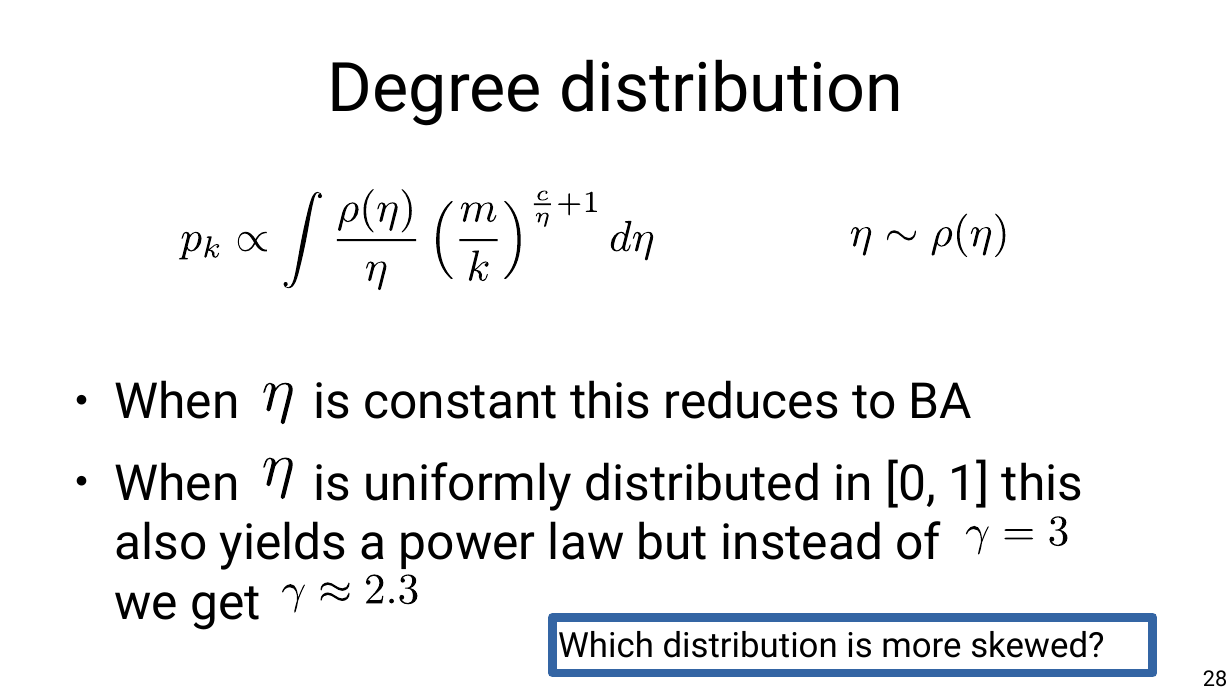
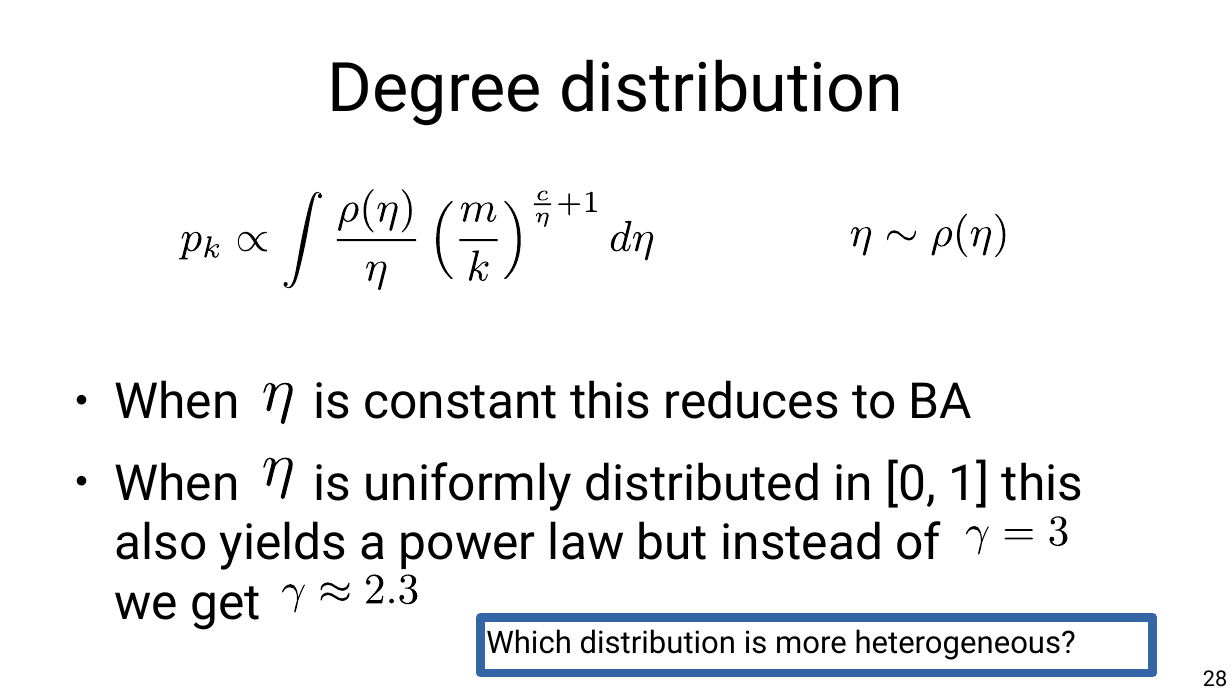
Before and after one commit to chatox/networks-science-course, a slide deck: slide 28 of theory/tt06_other_growth_models.odp. Drawn at 1232x693 pixels with LibreOffice and Linux fonts; fonts in the diff are those of the drawing. Boxes give left, top, right and bottom in pixels: in the first picture for what was removed or moved away, otherwise in the second. Text is boxed around its words. In the diff, an @@ line names an element or a change of style, - is before the commit and + after.

```diff
--- a/theory/tt06_other_growth_models.odp
+++ b/theory/tt06_other_growth_models.odp
@@ text "Which distribution is more heterogeneous?": place and size @@
-text "Which distribution is more heterogeneous?" at bbox=[552, 617, 1153, 673]
+text "Which distribution is more heterogeneous?" at bbox=[481, 617, 1153, 673]
@@ text at bbox=[486, 629, 1076, 660]: text changed; size 22.4 to 20 pt @@
-Which distribution is more skewed?
+Which distribution is more heterogeneous?
```
Also in this commit, not shown: 8 other slides changed, 4 slides added, 1 slide removed, 1 other file.
